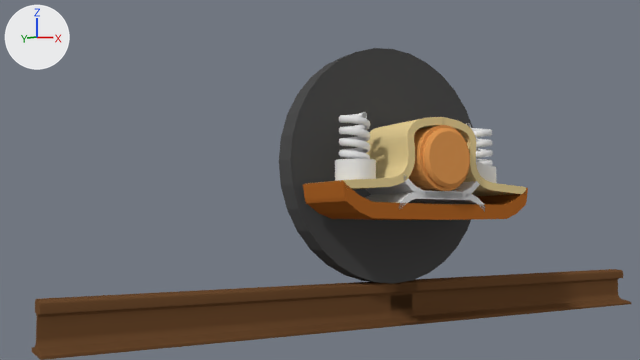
Two versions of the Blender file blender/bogie.blend, one commit apart.
Camera for both pictures: the file's camera 'Camera'. Lighting does not change. The marker at upper left points along +X, +Y and +Z.
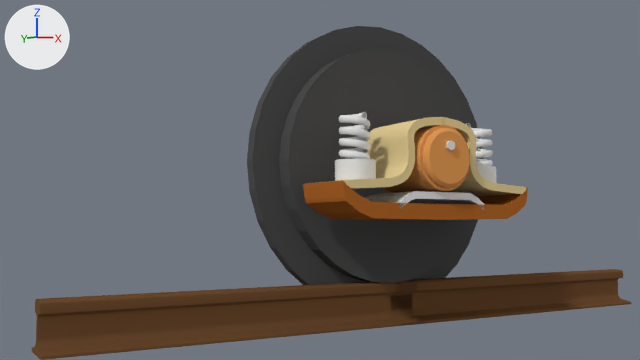
Commit message: add nut

Location of each change, [x1, y1, x2, y2] in pixels of the pictures (640 x 360 px):
'wheel', reshaped, moved, rescaled
    before: [279, 48, 479, 284]
    after: [247, 26, 483, 285]
'Cube.004', deleted
    before: [366, 175, 481, 199]
'Cylinder.004', added
    after: [446, 140, 455, 151]
part 1 of me_cylinder_004, built on
    before: [331, 48, 479, 283]
    after: [253, 26, 483, 285]

What the commit changed:
me_cylinder_004 is used by ob_wheel; location (0.0, 1.6, 5.08); rotation (1.571, 0.0, 0.0), in degrees (90, 0, 0); scale (3.57, 3.57, -0.346).
me_cylinder_004 had 64 vertices, 34 faces and spanned x -1.0..1.0, y -1.0..1.0, z -1.0..1.0.
me_cylinder_004 now has 128 vertices, 98 faces and spans x -1.0..1.0, y -1.0..1.0, z -3.86..1.0.
Part 1, on me_cylinder_004:
1 face is deleted.
32 vertices are added at x -0.81..0.81, y -0.81..0.81, z -3.86.
32 new vertices lie (0.0, 0.0, 2.86) away from vertices in x -0.81..0.81, y -0.81..0.81, z -3.86.
65 new faces join them.
Mesh me_cylinder_002 is new.
It is a 6-sided cylinder along z spanning x -0.542..0.542, y 0.805..2.058, z -0.626..0.626.
Object 'wheel' (ob_wheel) moves from (0.0, 1.6, 5.08) to (0.0, 2.1, 5.08).
Object 'wheel' (ob_wheel) is rescaled from (3.57, 3.57, -0.346) to (4.41, 4.41, -0.188).
Object 'Cube.004' (ob_cube_004) is deleted.
Object 'Cylinder.004' (ob_cylinder_004) is new; it shows me_cylinder_002.
Its location is (0.0, -1.3, 5.11).
Its rotation in degrees is (90, 0, 0).
Its scale is (0.226, 0.226, 0.0628).
